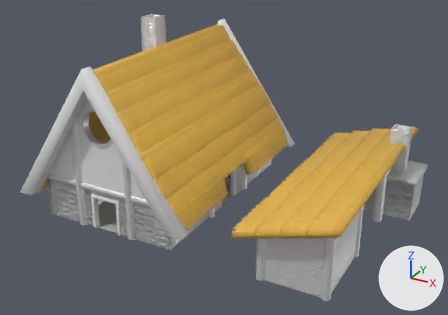
A saved change to the FBX model Assets/Models/Buildings/House.fbx.
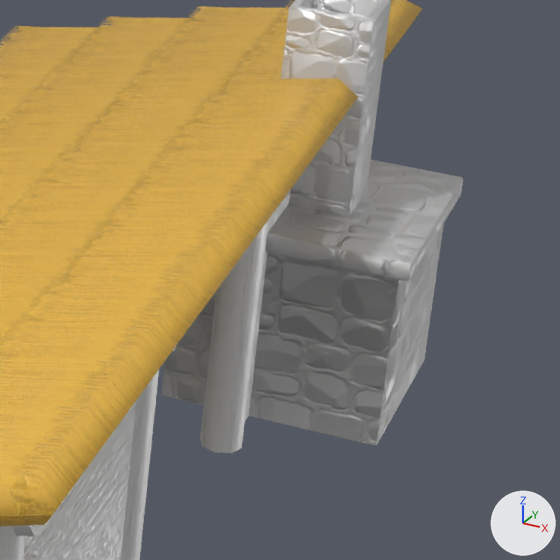
There are two pictures of each version: one whole from a 50 mm lens placed at (14.1, -34.78, 21.04), pointed at (-4.79, -0.44, 3.88), one close up on the part from 74% to 100% of the width and 40% to 78% of the height. Every picture has the same lights, and +X, +Y and +Z are marked at lower right. Where no turn or scale is listed for an object, it has been applied to the vertices.

Names of what the first close-up shows: 'Outside'.
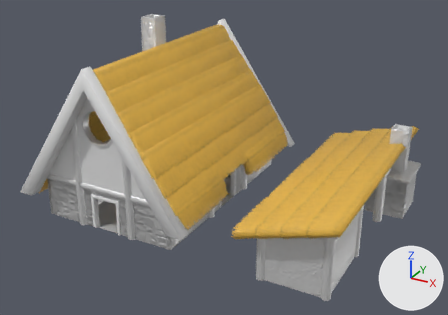
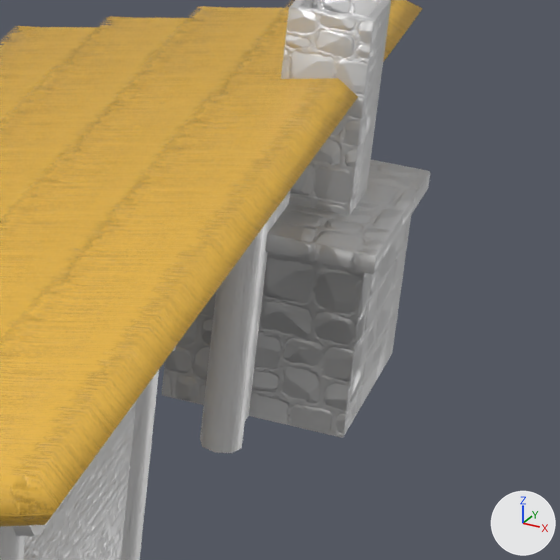
Location of each change, [x1, y1, x2, y2] in pixels of the close-ups (560 x 560 px; the box of a moved part takes in the faces that stretch with it):
```json
{"object": "Outside", "change": "reshaped", "before": [0, 0, 463, 560], "after": [0, 0, 430, 560]}
{"part": 1, "of": "me_cylinder_001", "change": "moved or reshaped", "before": [163, 160, 463, 445], "after": [163, 160, 430, 438]}
```

The change, as JSON lines over the scene's bpy script:
```json
{"block": "me_cylinder_001", "where": "me_cylinder_001.from_pydata(...)  # 1059 vertices, 1006 faces; spans x -0.2..7.4, y -8.3..9.2, z 0.0..6.0"}
{"block": "me_cylinder_001", "where": "# used by ob_outside; location = (0.0, 0.0, 0.0)"}
{"block": "me_cylinder_001", "change": "me_cylinder_001 part 1: all 36 vertices in x 7.2..7.4, y 3.8..7.2, z 0.0..3.0 are moved by (-0.5, 0.0, 0.0)"}
```
